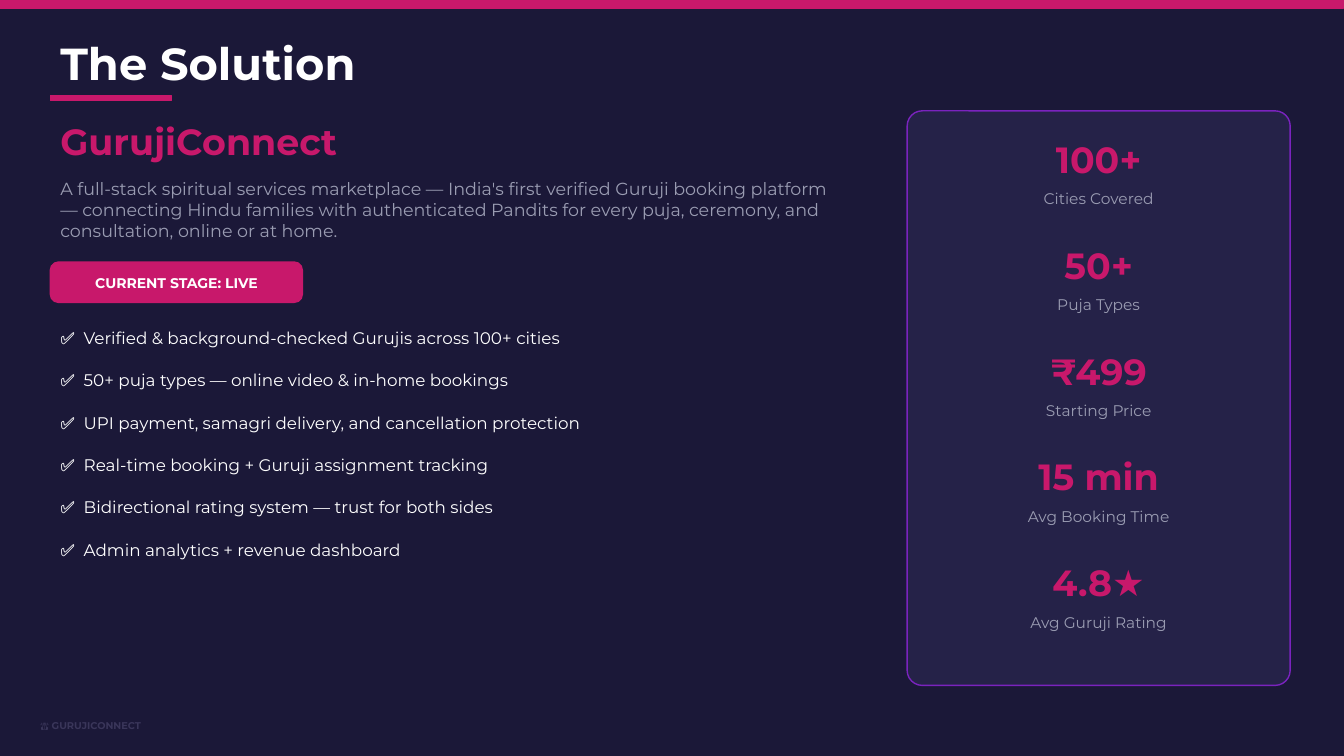
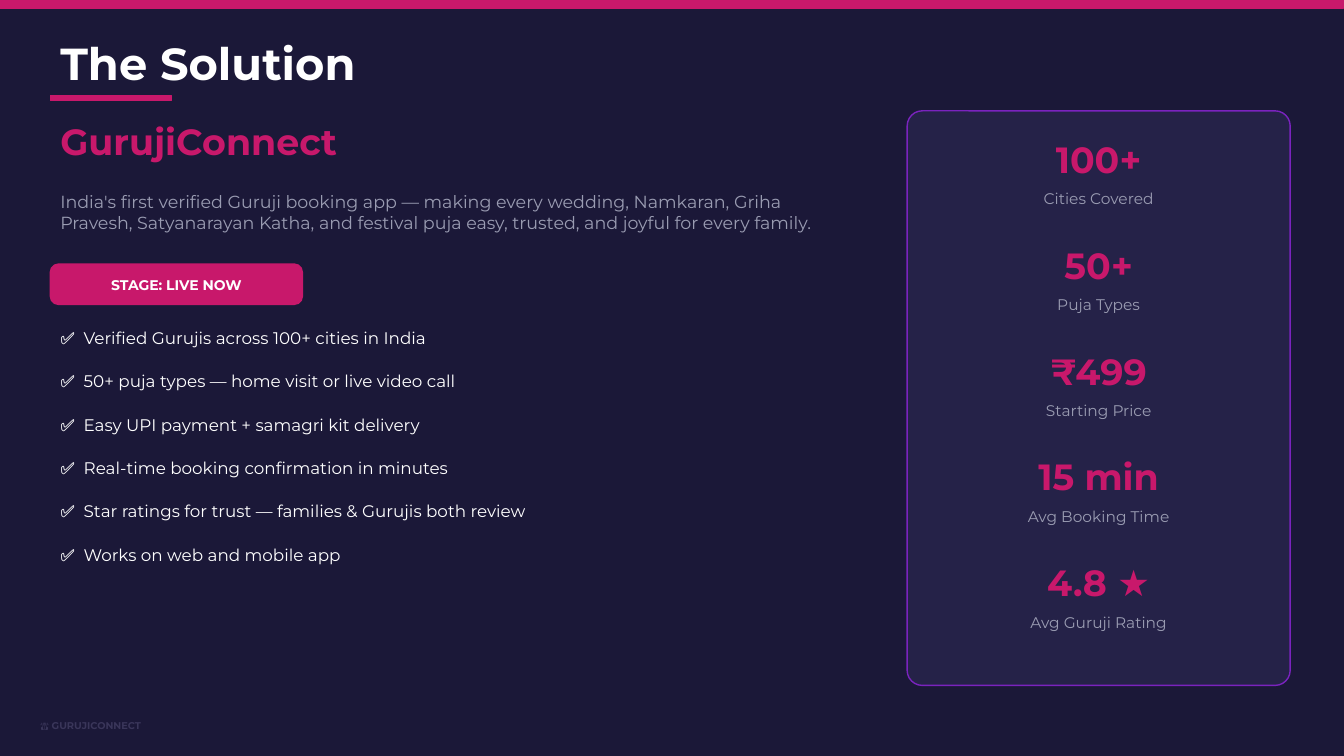
Before and after one commit to kulkarniojus/guruji-connect, a slide deck: slide 4 of attached_assets/GurujiConnect_PitchDeck.pptx. Drawn at 1344x756 pixels with LibreOffice and Linux fonts; fonts in the diff are those of the drawing. Boxes give left, top, right and bottom in pixels: in the first picture for what was removed or moved away, otherwise in the second. Text is boxed around its words. In the diff, an @@ line names an element or a change of style, - is before the commit and + after.

```diff
--- a/attached_assets/GurujiConnect_PitchDeck.pptx
+++ b/attached_assets/GurujiConnect_PitchDeck.pptx
@@ text at (x1=60, y1=195, x2=811, y2=233): text changed @@
-A full-stack spiritual services marketplace — India's first verified Guruji booking platform — connecting Hindu families with authenticated Pandits for every puja, ceremony, and consultation, online or at home.
+India's first verified Guruji booking app — making every wedding, Namkaran, Griha Pravesh, Satyanarayan Katha, and festival puja easy, trusted, and joyful for every family.
@@ text at (x1=111, y1=280, x2=242, y2=290): text changed @@
-CURRENT STAGE: LIVE
+STAGE: LIVE NOW
@@ text at (x1=84, y1=331, x2=426, y2=348): text changed @@
-✅ Verified & background-checked Gurujis across 100+ cities
+✅ Verified Gurujis across 100+ cities in India
@@ text at (x1=84, y1=374, x2=455, y2=391): text changed @@
-✅ 50+ puja types — online video & in-home bookings
+✅ 50+ puja types — home visit or live video call
@@ text at (x1=84, y1=418, x2=420, y2=435): text changed @@
-✅ UPI payment, samagri delivery, and cancellation protection
+✅ Easy UPI payment + samagri kit delivery
@@ text at (x1=84, y1=461, x2=448, y2=478): text changed @@
-✅ Real-time booking + Guruji assignment tracking
+✅ Real-time booking confirmation in minutes
@@ text at (x1=84, y1=504, x2=526, y2=521): text changed @@
-✅ Bidirectional rating system — trust for both sides
+✅ Star ratings for trust — families & Gurujis both review
@@ text at (x1=84, y1=548, x2=341, y2=565): text changed @@
-✅ Admin analytics + revenue dashboard
+✅ Works on web and mobile app
@@ text at (x1=1047, y1=570, x2=1107, y2=597): spaces changed @@
-4.8★
+4.8 ★
```
Also in this commit, not shown: 11 other slides changed, 1 other file.
